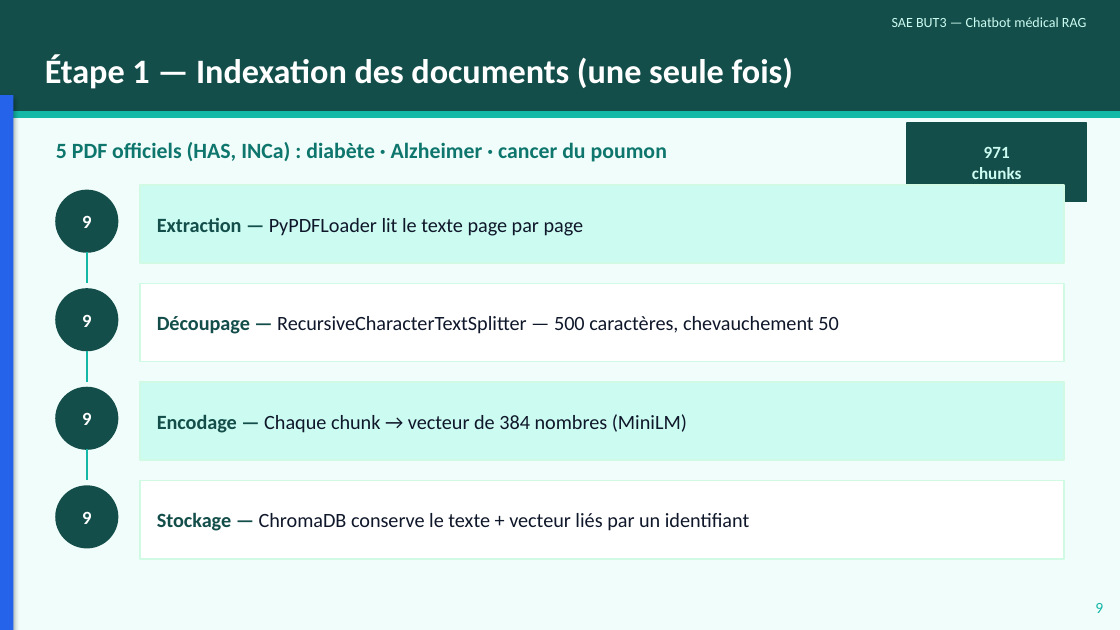
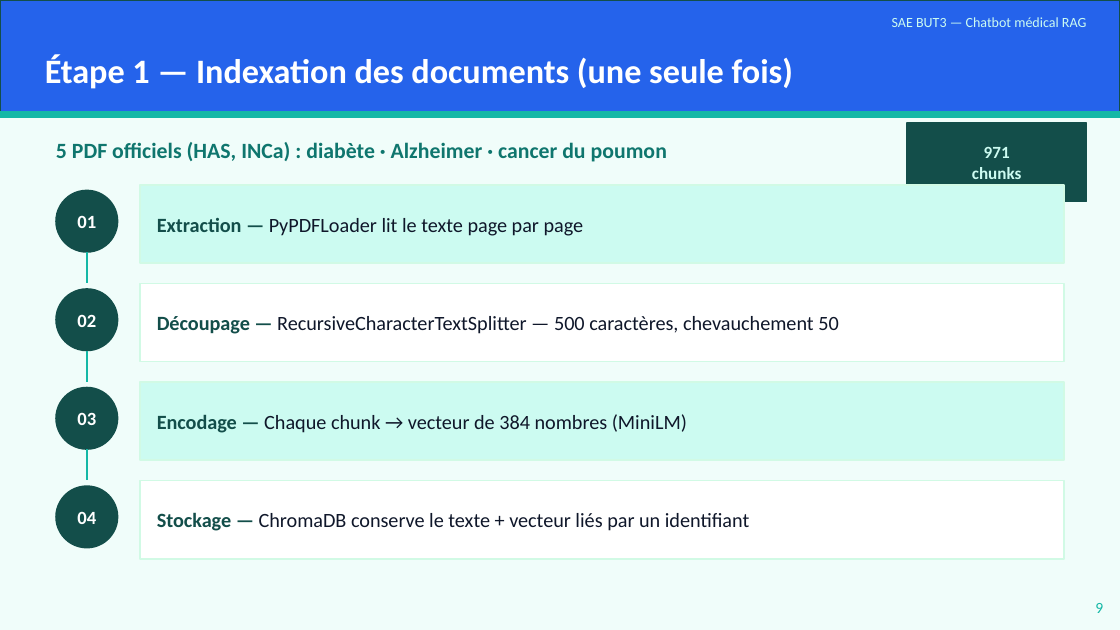
Before and after one commit to YousraWsites/-chatbot-medical-s6, a slide deck: slide 9 of docs/soutenance.pptx. Drawn at 1120x630 pixels with LibreOffice and Linux fonts; fonts in the diff are those of the drawing. Boxes give left, top, right and bottom in pixels: in the first picture for what was removed or moved away, otherwise in the second. Text is boxed around its words. In the diff, an @@ line names an element or a change of style, - is before the commit and + after.

```diff
--- a/docs/soutenance.pptx
+++ b/docs/soutenance.pptx
@@ rectangle at (0,0,1120,112): fill #134E4A to #2563EB @@
@@ rectangle removed at (0,95,13,630) @@
@@ text at (77,216,96,228): text changed @@
-9
+01
@@ text at (77,314,96,327): text changed @@
-9
+02
@@ text at (77,413,96,425): text changed @@
-9
+03
@@ text at (77,512,96,524): text changed @@
-9
+04
```
Also in this commit, not shown: 20 other slides changed, 1 other file.
